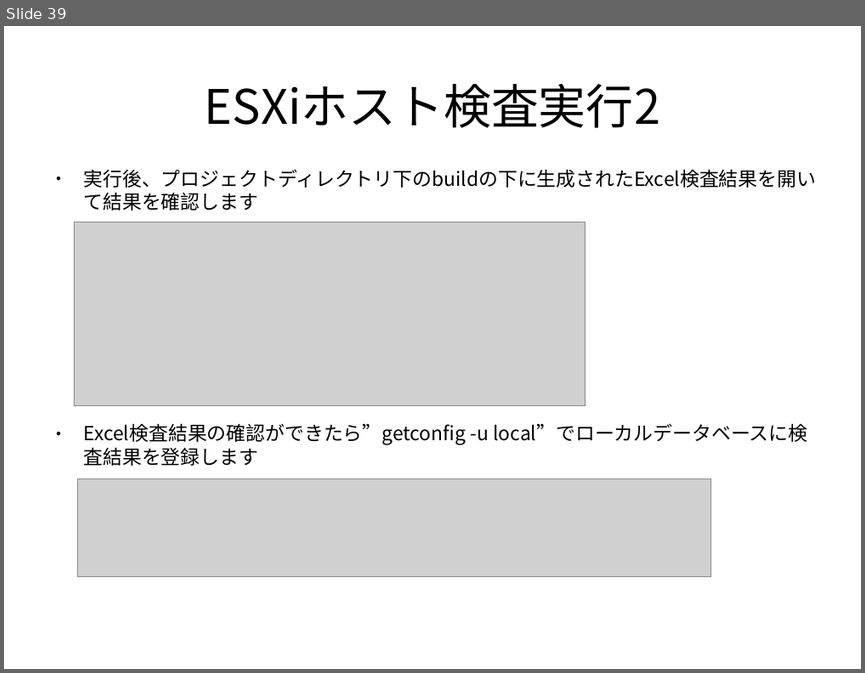
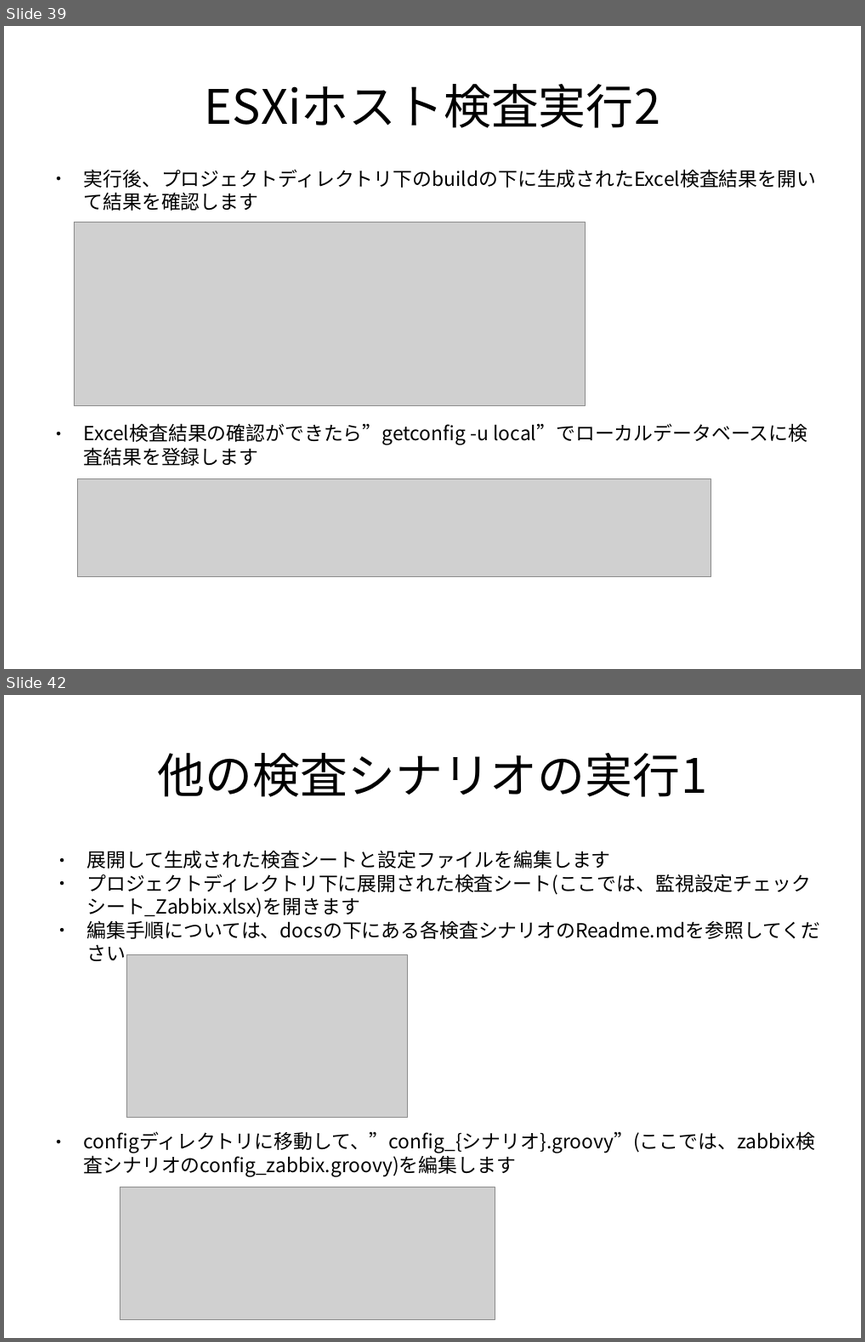
Before and after one commit to frsw3nr/gradle-server-acceptance, a slide deck: docs/jp/tutorial_test_pc.pptx. Shown one above the other, each under a label of ours: slide 39 before the commit, slides 39 and 42 after it; the slides between them are not shown. The pictures are 865x673 and 865x1342 pixels, drawn with LibreOffice and Linux fonts; fonts in the diff are those of the drawing; grey boxes stand for pictures. Boxes give left, top, right and bottom in pixels: in the first picture for what was removed or moved away, otherwise in the second. Text is boxed around its words. In the diff, an @@ line names an element or a change of style, - is before the commit and + after.

```diff
--- a/docs/jp/tutorial_test_pc.pptx
+++ b/docs/jp/tutorial_test_pc.pptx
@@ slide 42 added at box(4, 695, 861, 1338), background #FFFFFF @@
@@ text added at box(158, 753, 707, 797), 44 pt, text #000000 @@
+他の検査シナリオの実行1
@@ text added at box(86, 850, 820, 939), 18 pt, text #000000 @@
+● 展開して生成された検査シートと設定ファイルを編集します
+● プロジェクトディレクトリ下に展開された検査シート(ここでは、監視設定チェックシート_Zabbix.xlsx)を開きます
+● 編集手順については、docsの下にある各検査シナリオのReadme.mdを参照してください
@@ picture added at box(126, 955, 408, 1117) @@
@@ text added at box(84, 1131, 816, 1176), 18 pt, text #000000 @@
+● configディレクトリに移動して、”config_{シナリオ}.groovy”(ここでは、zabbix検査シナリオのconfig_zabbix.groovy)を編集します
@@ picture added at box(120, 1187, 495, 1320) @@
```
Also in this commit, not shown: 17 slides changed, 7 other slides added, 10 other files.
